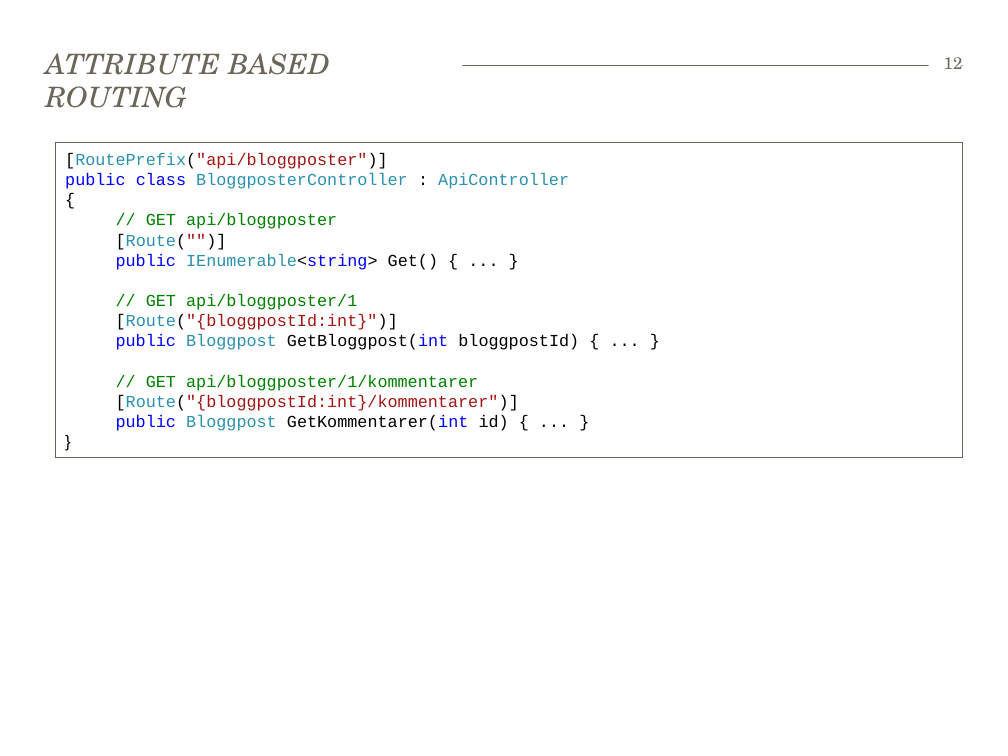
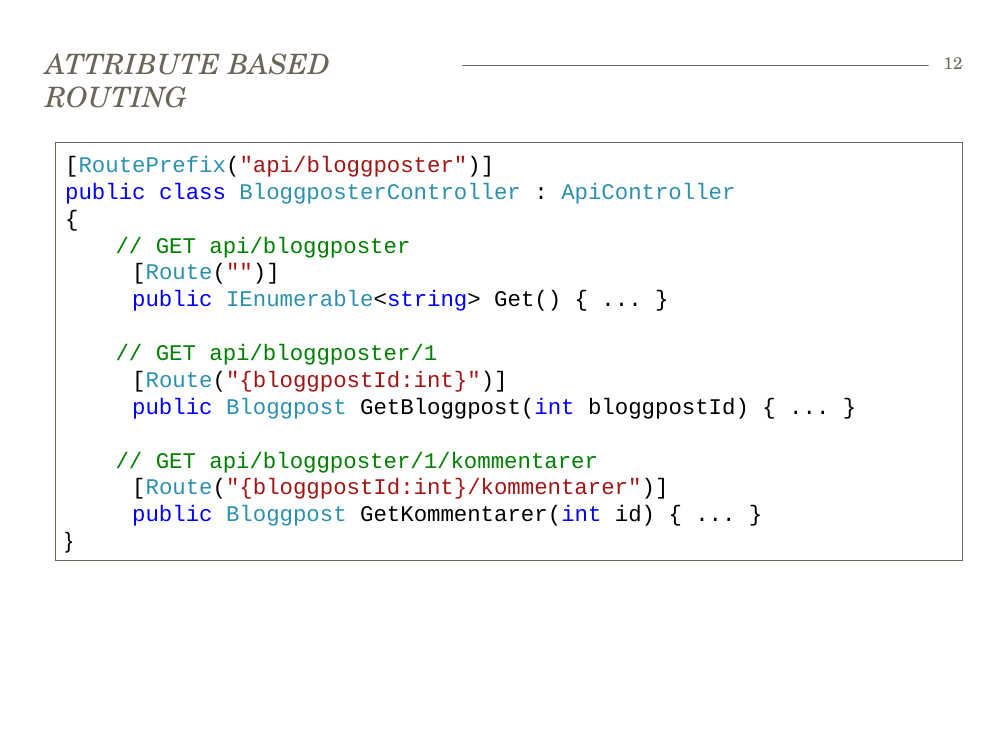
Before and after one commit to bekk/dotnetkurs, a slide deck: slide 12 of webapi/WebAPI.pptx. Drawn at 1008x756 pixels with LibreOffice and Linux fonts; fonts in the diff are those of the drawing. Boxes give left, top, right and bottom in pixels: in the first picture for what was removed or moved away, otherwise in the second. Text is boxed around its words. In the diff, an @@ line names an element or a change of style, - is before the commit and + after.

Commit message:
Adjustments to slides for webapi and uploaded MinBlogg

```diff
--- a/webapi/WebAPI.pptx
+++ b/webapi/WebAPI.pptx
@@ rectangle "[RoutePrefix("api/bloggposter")]": place and size @@
-rectangle "[RoutePrefix("api/bloggposter")]" at (55,142,963,458)
+rectangle "[RoutePrefix("api/bloggposter")]" at (55,143,963,560)
@@ rectangle "[RoutePrefix("api/bloggposter")]" at (55,143,963,560): size 12 to 16 pt @@
```
Also in this commit, not shown: 13 other slides changed, 16 other files.
